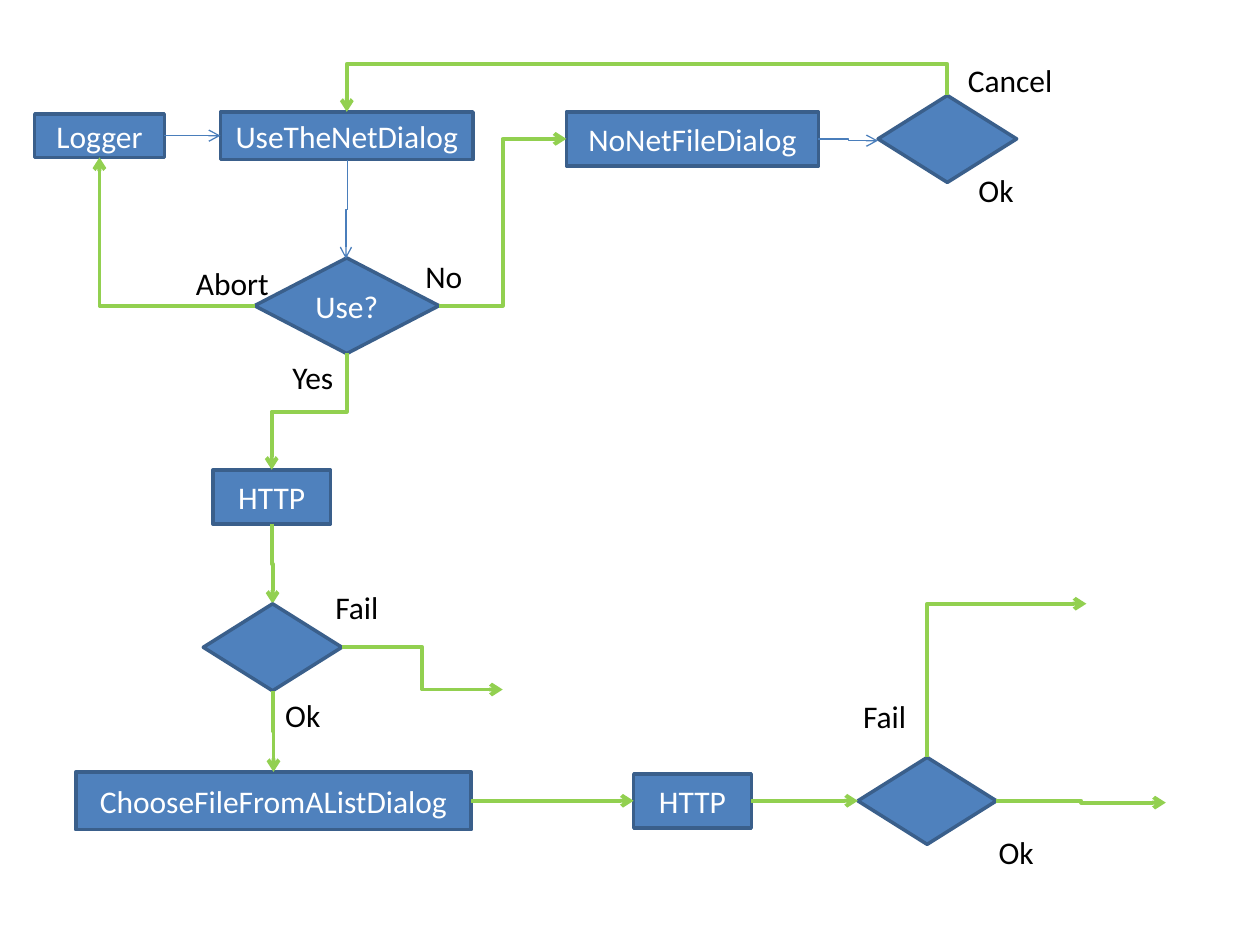
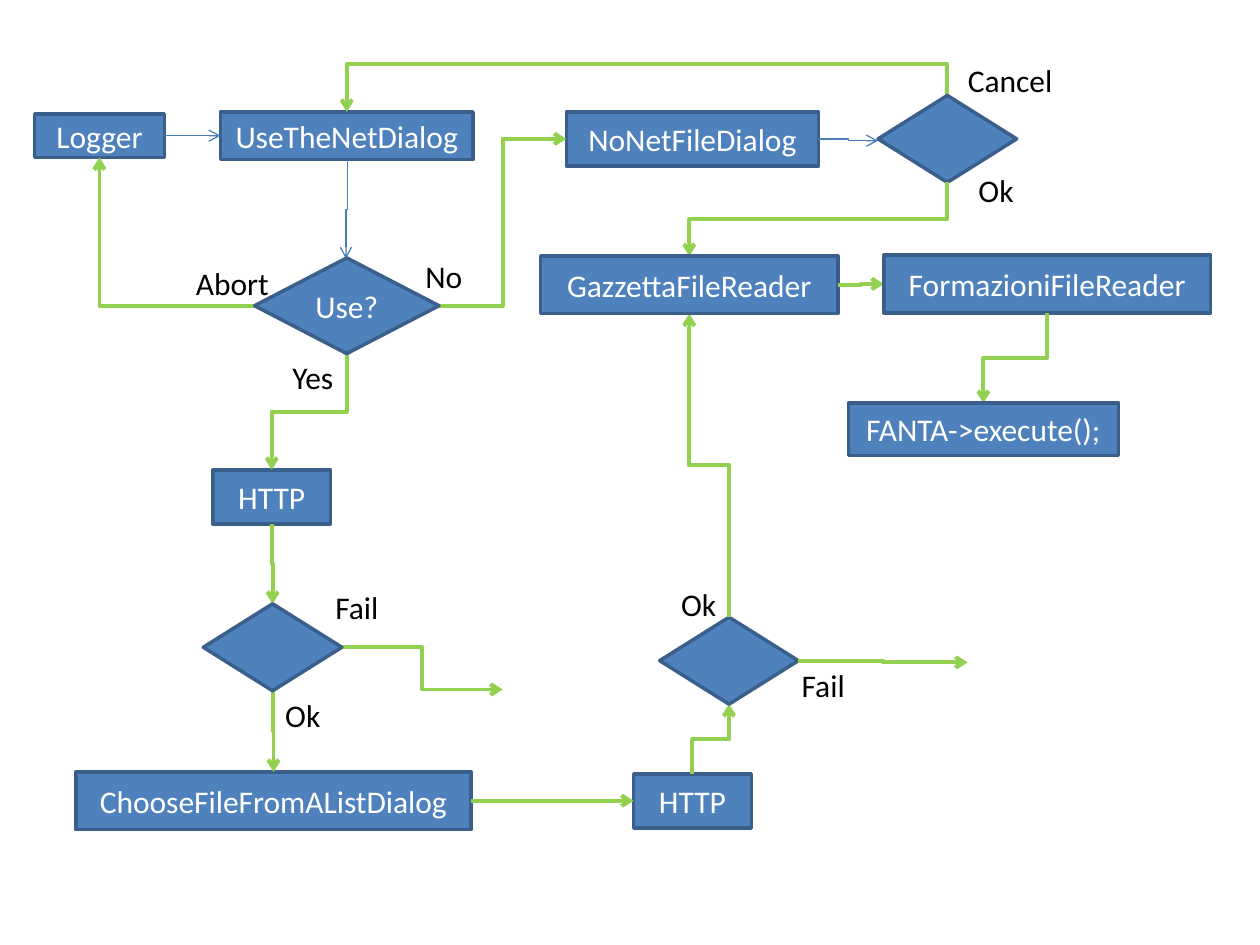
Before and after one commit to wdastru/FantaCalcGui, a slide deck: slide 1 of FlowDiagram.pptx. Drawn at 1260x945 pixels with LibreOffice and Linux fonts; fonts in the diff are those of the drawing. Boxes give left, top, right and bottom in pixels: in the first picture for what was removed or moved away, otherwise in the second. Text is boxed around its words. In the diff, an @@ line names an element or a change of style, - is before the commit and + after.

```diff
--- a/FlowDiagram.pptx
+++ b/FlowDiagram.pptx
@@ elbow arrow added from (948, 183) to (689, 256), #92D050 2.25 pt @@
@@ rectangle added at <box>541,256,838,314</box>, fill #4F81BD, outline #3A5F8C 2 pt, 18 pt, text #FFFFFF @@
+GazzettaFileReader
@@ rectangle added at <box>883,256,1210,314</box>, fill #4F81BD, outline #3A5F8C 2 pt, 18 pt, text #FFFFFF @@
+FormazioniFileReader
@@ elbow arrow added from (838, 285) to (883, 284), #92D050 2.25 pt @@
@@ elbow arrow moved from (927, 757) - (1086, 604) to (730, 617) - (689, 314) @@
@@ elbow arrow added from (1047, 312) to (983, 403), #92D050 2.25 pt @@
@@ rectangle added at <box>848,403,1118,456</box>, fill #4F81BD, outline #3A5F8C 2 pt, 18 pt, text #FFFFFF @@
+FANTA->execute();
@@ text "Ok" rewrapped from <box>999,842,1034,865</box> to <box>681,594,716,624</box> @@
@@ diamond: place and size @@
-diamond at <box>858,757,997,844</box>
+diamond at <box>660,617,799,704</box>
@@ text "Fail": place and size @@
-text "Fail" at <box>863,706,906,729</box>
+text "Fail" at <box>802,675,845,698</box>
@@ elbow arrow moved from (997, 801) - (1166, 803) to (799, 660) - (968, 663) @@
@@ elbow arrow moved from (751, 801) - (858, 801) to (693, 774) - (730, 704) @@
```
